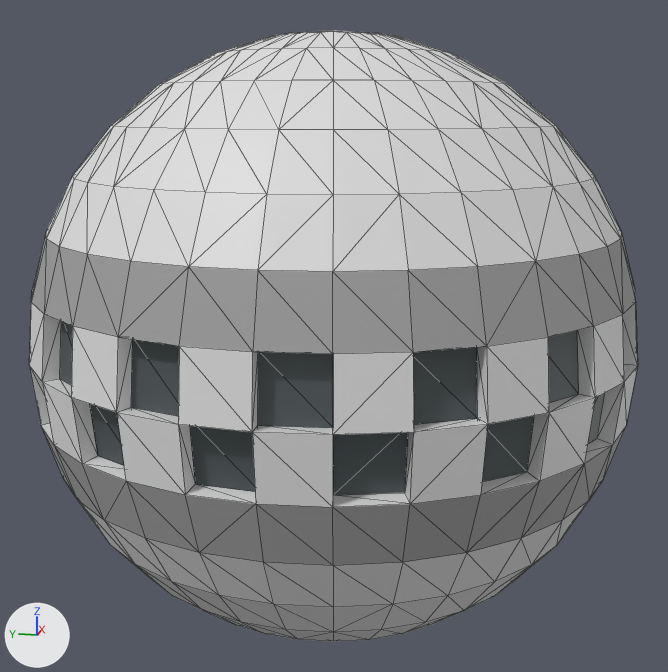
Before and after pictures for a commit that changed the glTF model Program/Ψ/Data/Ball/Ball.gltf.
Before and after are seen from a 50 mm camera at (-3.039, -0.609, 0.758) aimed at (0.0, -0.001, -0.001). Lighting does not change. The marker at lower left points along +X, +Y and +Z. Mesh edges are drawn as thin lines. Vertices at the same position are counted once.
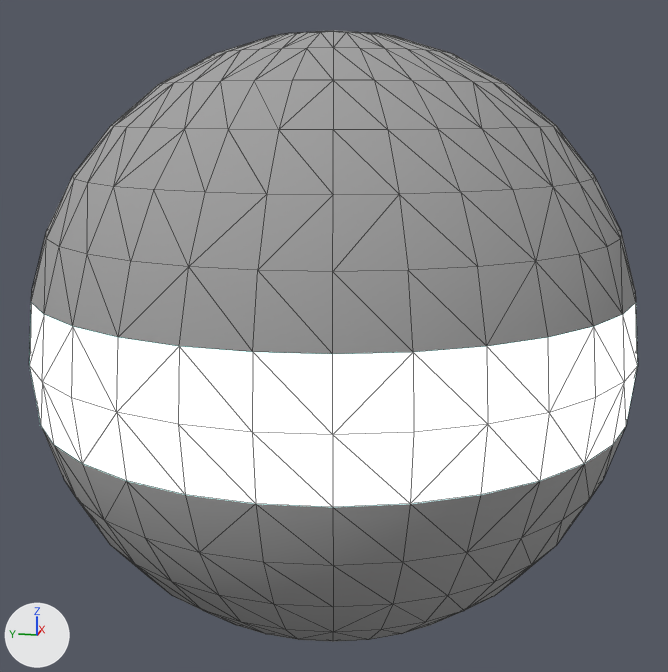
Where the change shows, as pixel boxes (x1, y1, x2, y2) in the pictures (668 x 672 px):
```json
{"object": "Sphere", "change": "recoloured, reshaped", "before": [29, 30, 638, 642], "after": [29, 30, 638, 642]}
{"part": 1, "of": "me_sphere_001", "change": "cut back", "before": [30, 303, 638, 507], "after": [30, 303, 638, 507]}
{"part": 2, "of": "me_sphere_001", "change": "recoloured", "before": [29, 303, 637, 507], "after": [29, 303, 637, 507], "on screen": "grey to white"}
{"part": 3, "of": "me_sphere_001", "change": "recoloured", "before": [31, 233, 636, 566], "after": [31, 233, 636, 566]}
```

Edits to the scene script, one JSON object a line:
```json
{"op": "set", "path": "mat_material_001.base_color", "old": "(0.743, 0.743, 0.743)", "new": "(0.363, 0.363, 0.363)", "note": "light grey #e0e0e0 -> grey #a2a2a2"}
{"op": "add", "block": "mat_material", "code": ["mat_material = principled_material('Material')", "mat_material.base_color = (0.0, 0.871, 0.805)  # cyan #00f0e8", "mat_material.roughness = 1.0", "mat_material.emission_strength = 1.0"]}
{"block": "me_sphere_001", "where": "# used by ob_sphere; location = (0.0, 0.0, 0.0)"}
{"op": "remove", "block": "me_sphere_001", "code": "me_sphere_001.from_pydata(...)  # 578 vertices, 1216 faces; spans x -1.0..1.0, y -1.0..1.0, z -1.0..1.0"}
{"op": "remove", "block": "me_sphere_001", "code": "me_sphere_001.materials.append(mat_material_002)  # dark grey #4c5557"}
{"op": "add", "block": "me_sphere_001", "code": "me_sphere_001.from_pydata(...)  # 482 vertices, 960 faces; spans x -1.0..1.0, y -1.0..1.0, z -1.0..1.0"}
{"block": "me_sphere_001", "change": "me_sphere_001 part 1"}
{"block": "me_sphere_001", "change": "96 vertices are removed from x -0.95..0.95, y -0.95..0.95, z -0.19..0.19"}
{"block": "me_sphere_001", "change": "320 faces are deleted"}
{"block": "me_sphere_001", "change": "64 new faces join them, mat_material (cyan #00f0e8)"}
{"block": "me_sphere_001", "change": "me_sphere_001 part 2: 64 faces spanning x -1.0..1.0, y -1.0..1.0, z -0.2..0.2 switch from mat_material_001 (light grey #e0e0e0) to mat_material (cyan #00f0e8)"}
{"block": "me_sphere_001", "change": "me_sphere_001 part 3: 128 faces spanning x -0.98..0.98, y -0.98..0.98, z -0.38..0.38 switch from mat_material_003 (grey #a1a1a1) to mat_material_001 (grey #a2a2a2)"}
```
